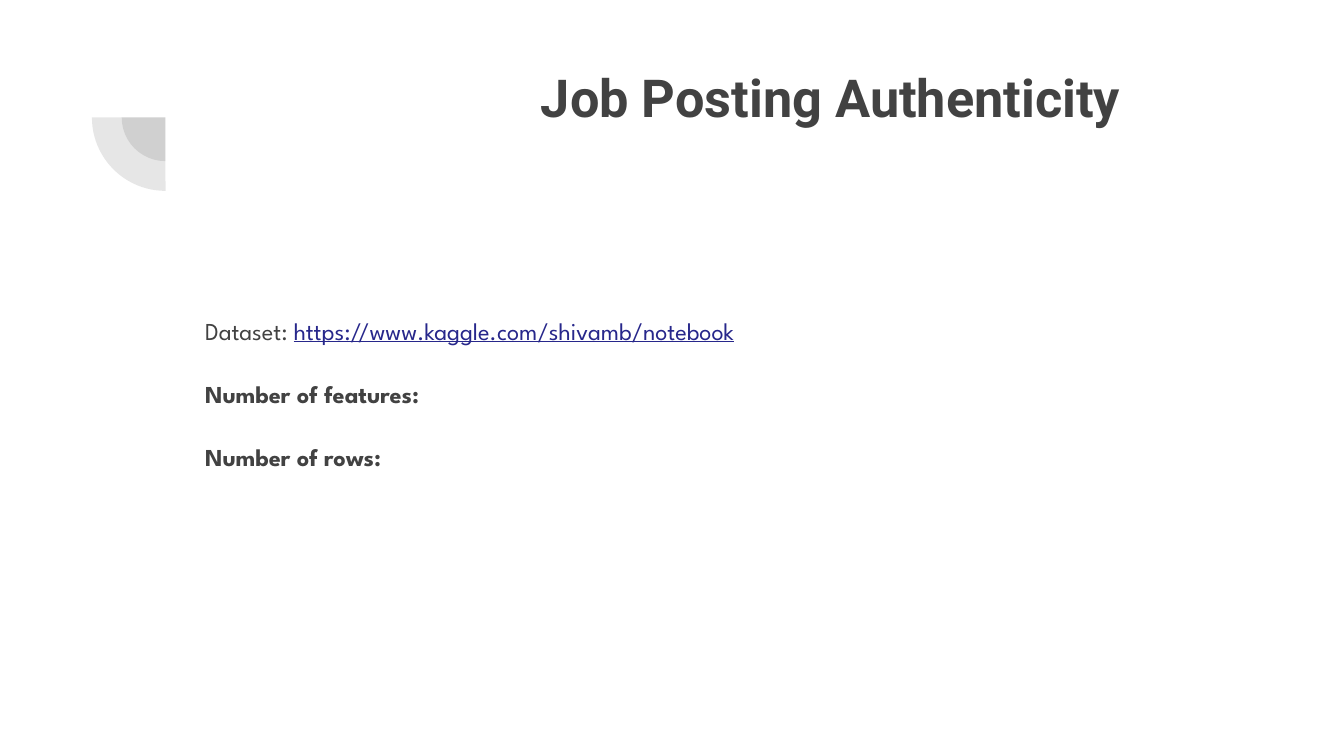
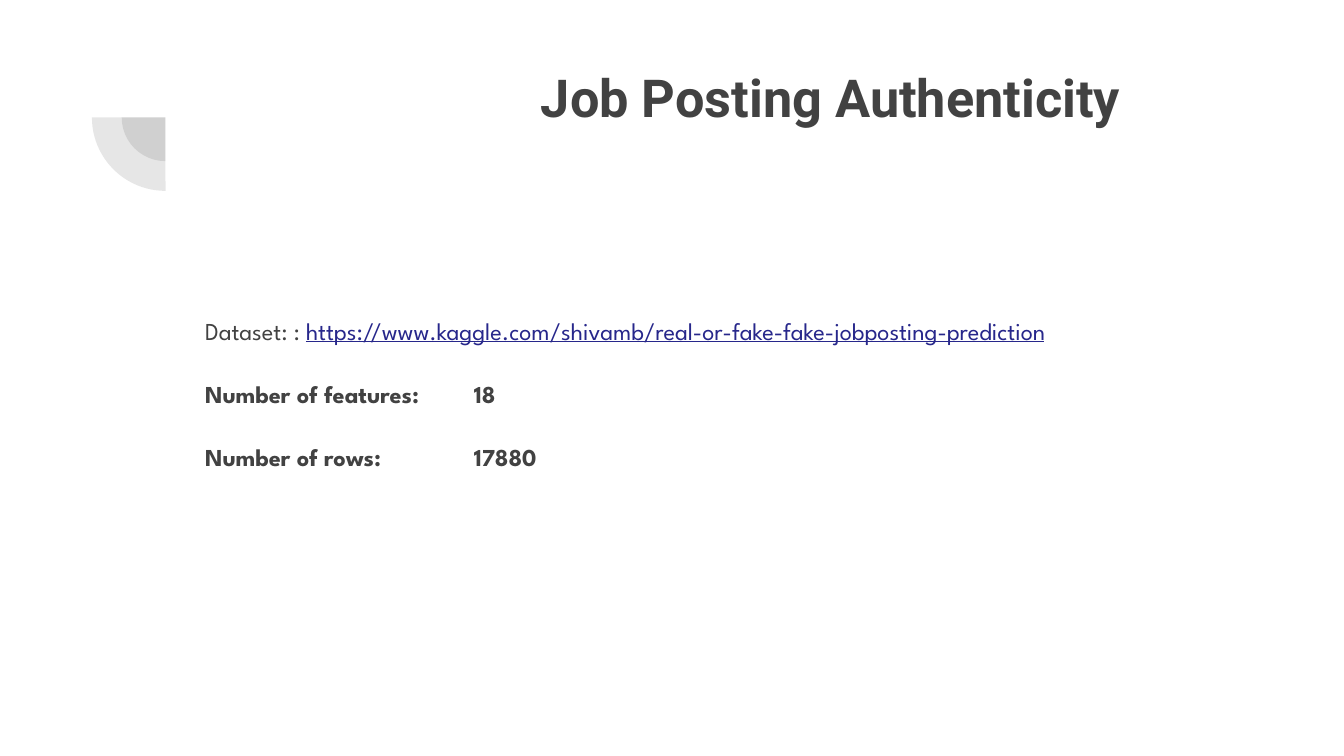
Before and after one commit to shpatgashi/machine_learning_experiments, a slide deck: slide 35 of Machine Learning.pptx (slide 33 before the commit). Drawn at 1344x756 pixels with LibreOffice and Linux fonts; fonts in the diff are those of the drawing. Boxes give left, top, right and bottom in pixels: in the first picture for what was removed or moved away, otherwise in the second. Text is boxed around its words. In the diff, an @@ line names an element or a change of style, - is before the commit and + after.

```diff
--- a/Machine Learning.pptx
+++ b/Machine Learning.pptx
@@ text at box(205, 323, 1045, 467): text changed @@
-Dataset: https://www.kaggle.com/shivamb/notebook
-Number of features:
-Number of rows:
+Dataset: : https://www.kaggle.com/shivamb/real-or-fake-fake-jobposting-prediction
+Number of features: 18
+Number of rows: 17880
```
Also in this commit, not shown: 6 other slides changed, 3 slides added, 1 slide removed.
